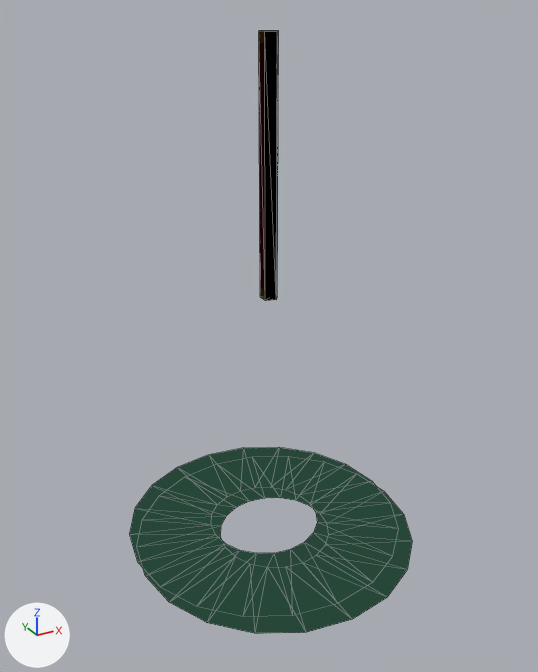
Renders of the Blender file blender_src/props/jade_pendant.blend from each side of a commit.
Camera for both pictures: a 50 mm camera at (-0.1092, -0.1984, 0.1756) aimed at (-0.0012, -0.0021, 0.0775). Every picture has the same lights, and +X, +Y and +Z are marked at lower left. The older version comes first. Mesh edges are drawn as thin lines.

Names of what the first picture shows: 'Cord', 'Ring', 'RingB'.
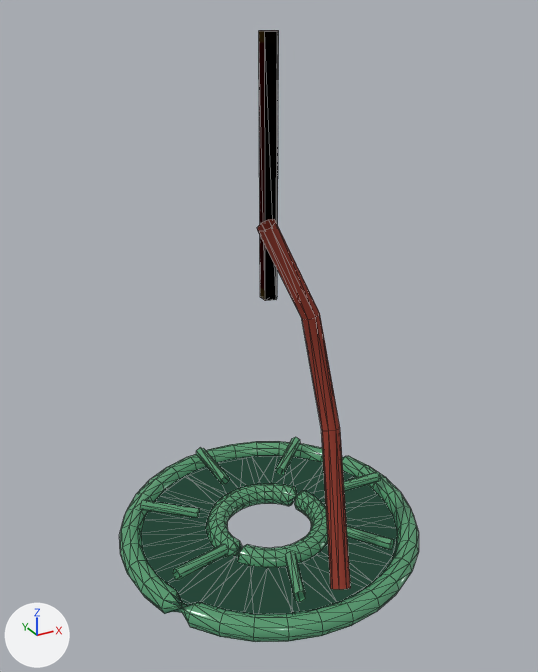
Pixel boxes (x1, y1, x2, y2) of what changed, in the pictures (538 x 672 px):
'Art_M_Jade', added (green): after (119, 437, 419, 642)
'Art_CinnabarBinding', added (red): after (257, 219, 351, 589)

What the commit changed:
Picture 't_jade.001' (img_t_jade_001) is new.
Material 'CinnabarBinding' (mat_cinnabarbinding) is new.
Its base color is (0.27, 0.033, 0.017) (red #8e3323).
Its roughness is 0.91.
Material 'M_Jade.001' (mat_m_jade_001) is new.
Its texture is img_t_jade_001.
Its roughness is 0.15.
Its emission color is (0.02, 0.06, 0.04) (dark green #274538).
Its emission strength is 1.0.
Mesh me_art_cinnabarbinding is new.
It has 36 vertices, 48 faces and spans x -0.0089..0.0162, y -0.0497..-0.0058, z 0.0051..0.1184.
It uses material mat_cinnabarbinding (red #8e3323).
Mesh me_art_m_jade is new.
It has 692 vertices, 1108 faces and spans x -0.055..0.055, y -0.055..0.055, z -0.004..0.01.
It uses material mat_m_jade_001 (picture img_t_jade_001).
Object 'Art_CinnabarBinding' (ob_art_cinnabarbinding) is new; it shows me_art_cinnabarbinding.
Its parent is ob_jade_pendant.
Its location is (0.0, 0.0, 0.0).
Object 'Art_M_Jade' (ob_art_m_jade) is new; it shows me_art_m_jade.
Its parent is ob_jade_pendant.
Its location is (0.0, 0.0, 0.0).
